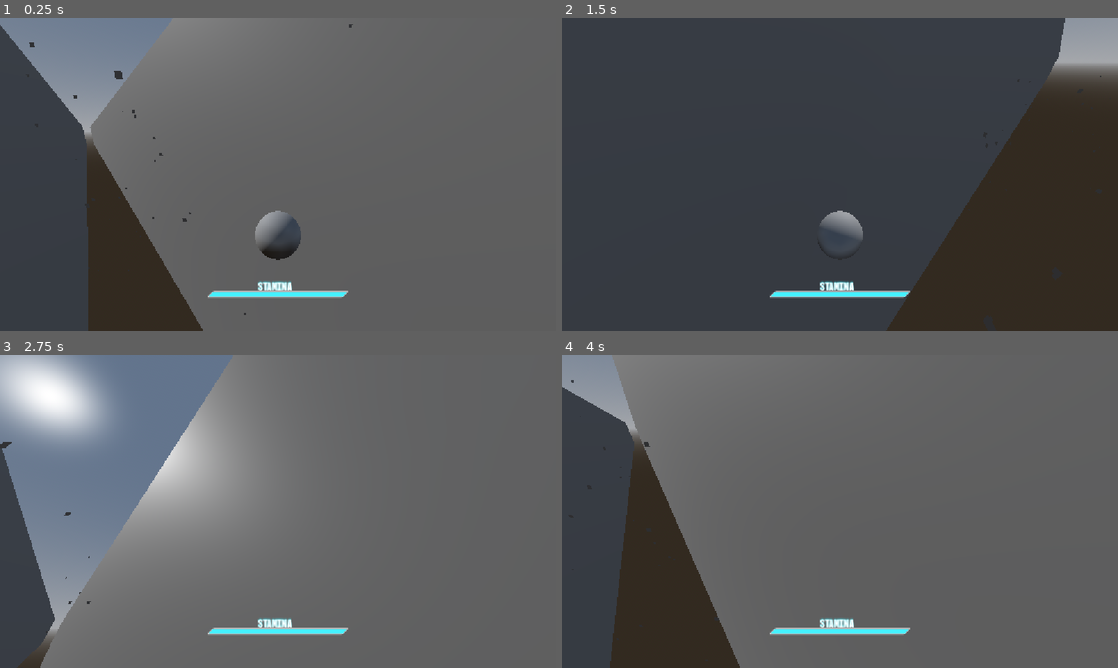
Above: before the commit, frames 1-4 (two rows, left to right).
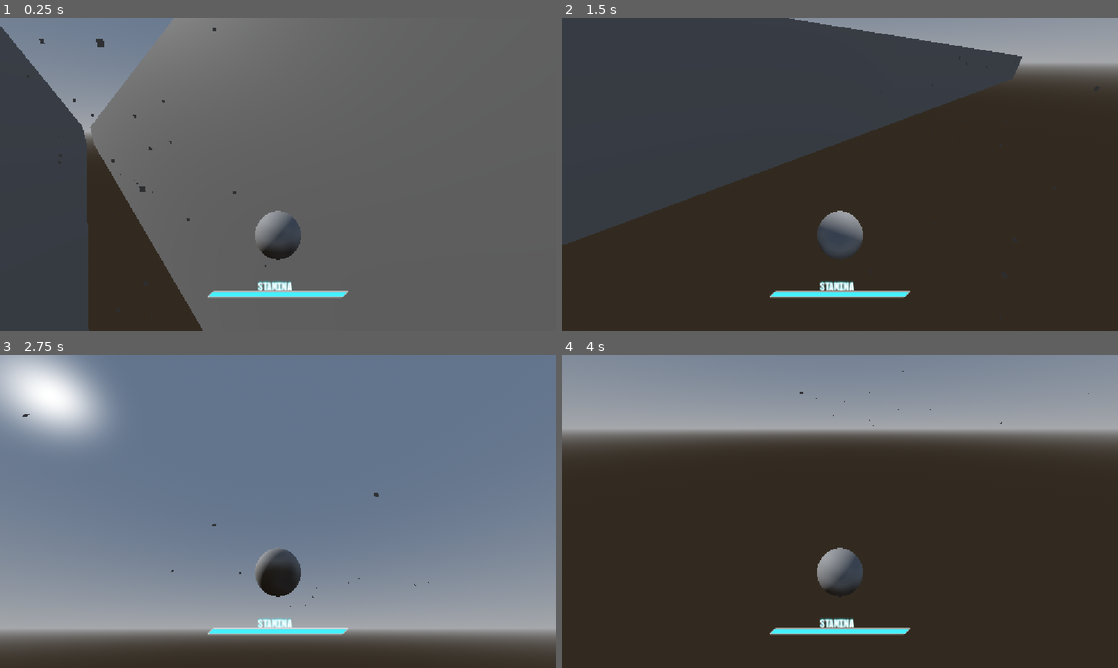
Above: after the commit, the same moments.

Repository: PortalGolem/havenIE2026GameJam
Game: Godot game, scene res://Scenes/andrew_test.tscn
Two runs of this game, one before a commit and one after it. Both use one fixed random seed, a clock stepped at 60 frames per second and the inputs below. This scene is started directly instead of the project's main scene.
Inputs (mouse positions are in pixels of both pictures, inside the frame that each line leads up to):
- Up to frame 1 (0.25 s): no input
- Up to frame 2 (1.5 s): move the mouse to (962, 158) at 0.52 s; press the mouse at (962, 158) at 0.53 s; hold D (Right) 0.53-1.28 s; tap Space (Jump) at 0.77 s; tap Shift (Dash) at 0.8, 1.35 s; move the mouse to (728, 190) at 1.27 s; release the mouse at (728, 190) at 1.28 s; hold S (Backward) from 1.28 s (still down)
- Up to frame 3 (2.75 s): tap Space (Jump) at 1.52 s; click (166, 527) at 1.55 s; move the mouse to (333, 442) at 2.02 s; release S (Backward) at 2.03 s; press the mouse at (333, 442) at 2.03 s; hold D (Right) from 2.03 s (still down); tap Shift (Dash) at 2.3 s
- Up to frame 4 (4 s): move the mouse to (812, 574) at 2.77 s; release D (Right) at 2.78 s; release the mouse at (812, 574) at 2.78 s; hold W (Forward) 2.78-3.53 s; tap Shift (Dash) at 2.85, 3.8 s; tap Space (Jump) at 3.02, 3.77 s; click (812, 574) at 3.05 s; move the mouse to (1006, 558) at 3.52 s; press the mouse at (1006, 558) at 3.53 s; hold A (Left) from 3.53 s (still down)

The runs differ from the first frame. In frame 1, 0.2% of the frame differs, in the area x 0-64%, y 0-100%; in frame 2, 39%; in frame 3, 73%; in frame 4, 86%, in the area x 0-100%, y 0-100%.

Commit message:
Finished dash implementation

Diff:
--- a/Player/PlayerController.gd
+++ b/Player/PlayerController.gd
@@ -18,6 +18,7 @@
 @export var minYRotation:float
 @export var maxYRotation:float
 @export var jumpVector:Vector3
+@export var dashVector:Vector3
 
 @export var Camera_FOV_def = 701
 @export var Camera_FOV = 70
@@ -25,11 +26,11 @@
 @export var Game_Speed = 1
 
 #dash variables
-@export var dash_time = 180
-@export var dash_timer = dash_time
-@export var dash_speed = 30
-@export var dash_lock_time = 120
-@export var dash_lock_timer = dash_lock_time
+@export var dash_time := 180.0
+@export var dash_timer := 0
+@export var dash_speed := 30.0
+@export var dash_lock_time := 120.0
+@export var dash_lock_timer := 0
 var dashing = false
 
 var stanima_max = 100
@@ -55,6 +56,7 @@
 var finishedAttack:bool = false
 var jumped:bool = false
 var dashed:bool = false
+var dashDirection:Vector3
 var movementLocked:bool = false
 var wallNormal:Vector3
 signal Lockin()
@@ -84,26 +86,28 @@
 			movementInput.y += 1.0
 		elif event.is_action_released("Backward"):
 			movementInput.y += -1.0
-		elif event.is_action_pressed("Attack"):
-			startedAttack = true
-		elif event.is_action_released("Attack"):
-			finishedAttack = true
+		#elif event.is_action_pressed("Attack"):
+		#	Input.mouse_mode = Input.MOUSE_MODE_CAPTURED
+		#	startedAttack = true
+		#elif event.is_action_released("Attack"):
+		#	finishedAttack = true
 		elif event.is_action_pressed("Jump"):
 			jumped = true
 		elif event.is_action_released("Jump"):
 			jumped = false
 		elif event.is_action_pressed("Dash"):
 			dashed = true
-		elif event.is_action_pressed("Dash"):
-			dashed = false
+		elif event.is_action_pressed("Settings"):
+			Input.mouse_mode = Input.MOUSE_MODE_VISIBLE
 
 # Called when the node enters the scene tree for the first time.
 func _ready() -> void:
+	Input.mouse_mode = Input.MOUSE_MODE_CAPTURED
 	currentMovement = initialMovementMode
 
 
 # Called every frame. 'delta' is the elapsed time since the previous frame.
-func _process(delta: float) -> void:
+func _physics_process(delta: float) -> void:
 	#STANIMA CODE
 	stanima += stanima_regeneration * delta
 
@@ -130,6 +134,7 @@
 		position += velocity.rotated(Vector3.UP, rotation.y) * delta
 		#Handle dash inputs
 		if dashed:
+			dashed = false
 			currentMovement = MOVEMENT_MODE.DASH
 		if wallCollision:
 			currentMovement = MOVEMENT_MODE.WALL
@@ -140,7 +145,10 @@
 		velocity.move_toward(Vector3.ZERO, wallDrag * delta)
 
 		position += Vector3(velocity.x, velocity.y, -velocity.z) * delta
-		position.x = wallX + wallNormal.x
+		if (wallNormal.x > 0):
+			position.x = wallX - wallDistance
+		else:
+			position.x = wallX + wallDistance
 		if jumped:
 			if (wallNormal.x > 0):
 				velocity += jumpVector
@@ -149,6 +157,7 @@
 			currentMovement = MOVEMENT_MODE.AIR
 		#Handle dash inputs
 		if dashed:
+			dashed = false
 			currentMovement = MOVEMENT_MODE.DASH
 		wallCollision = false
 	elif currentMovement == MOVEMENT_MODE.ATTACK:
@@ -162,18 +171,24 @@
 			dash_lock_timer = dash_lock_time
 			dashing = true
 
-			#GET CAMERA DIRECTION SO WE CAN NORMALIZE OUR MOVEMENT IN THE DIRECTION WE WANNA
+			#apparently this gets forwards.
+			dashDirection = -global_basis.z
+
+		if wallCollision:
+			dashDirection = Vector3.BACK
 
 		dash_lock_timer -= delta
 		if dash_lock_timer <= 0:
 			if wallCollision:
 				currentMovement = MOVEMENT_MODE.WALL
 				wallCollision = false
+			else:
+				currentMovement = MOVEMENT_MODE.AIR
 
 	#DASH MOVEMENT CODE
 	if dash_timer > 0:
 		dash_timer -= delta
-		#USE CAMERA DIRECTION TO DEFINE WHERE HE MOVES EACH FRAME
+		position += dashDirection * DashSpeed * delta
 	else:
 		dashing = false
 
@@ -219,6 +234,7 @@
 	#Engine.time_scale = Game_Speed
 
 func _playerEnterWallCollider(wall:Node3D):
+	print("WALL!")
 	wallNormal = wall.position - position
 	wallX = wall.position.x
 	wallCollision = true
--- a/Scenes/andrew_test.tscn
+++ b/Scenes/andrew_test.tscn
@@ -14,7 +14,7 @@
 [sub_resource type="BoxMesh" id="BoxMesh_2m7an"]
 
 [sub_resource type="BoxShape3D" id="BoxShape3D_2m7an"]
-size = Vector3(1, 35.49048, 71.45166)
+size = Vector3(1, 35.49048, 610.9808)
 
 [sub_resource type="BoxMesh" id="BoxMesh_lgp2p"]
 size = Vector3(1, 35.49048, 71.45166)
@@ -25,18 +25,19 @@
 sync_to_physics = false
 mouseSensitivity = 0.01
 groundSpeed = 50.0
-airSpeed = 4.0
-airDrag = 1.0
-airGravity = 3.0
-wallDrag = 1.0
+airSpeed = 8.0
+airDrag = 0.5
+airGravity = 1.5
+wallDrag = 0.5
 wallGravity = 1.0
 wallDistance = 1.0
-DashSpeed = 10.0
+DashSpeed = 100.0
 initialMovementMode = 1
 maxXRotation = 45.0
 minYRotation = -30.0
 maxYRotation = 45.0
 jumpVector = Vector3(10, 5, 25)
+dashVector = Vector3(0, 3, 20)
 
 [node name="WorldEnvironment" type="WorldEnvironment" parent="." unique_id=790657928]
 environment = SubResource("Environment_2m7an")
@@ -69,7 +70,7 @@
 collision_layer = 2
 
 [node name="CollisionShape3D" type="CollisionShape3D" parent="StaticBody3D" unique_id=386263992]
-transform = Transform3D(1, 0, 0, 0, 1, 0, 0, 0, 1, 0, -6.121704, -35.22583)
+transform = Transform3D(1, 0, 0, 0, 1, 0, 0, 0, 1, 0, -6.121704, 205.52997)
 shape = SubResource("BoxShape3D_2m7an")
 
 [node name="MeshInstance3D" type="MeshInstance3D" parent="StaticBody3D" unique_id=1184644732]
@@ -81,7 +82,7 @@
 collision_layer = 2
 
 [node name="CollisionShape3D" type="CollisionShape3D" parent="StaticBody3D2" unique_id=1278352760]
-transform = Transform3D(1, 0, 0, 0, 1, 0, 0, 0, 1, 0, -6.121704, -35.22583)
+transform = Transform3D(1, 0, 0, 0, 1, 0, 0, 0, 1, 0, -6.121704, -6.2170715)
 shape = SubResource("BoxShape3D_2m7an")
 
 [node name="MeshInstance3D" type="MeshInstance3D" parent="StaticBody3D2" unique_id=233809153]
--- a/project.godot
+++ b/project.godot
@@ -57,6 +57,11 @@
 "events": [Object(InputEventKey,"resource_local_to_scene":false,"resource_name":"","device":-1,"window_id":0,"alt_press …(195 unchanged characters)…
 ]
 }
+Settings={
+"deadzone": 0.2,
+"events": [Object(InputEventKey,"resource_local_to_scene":false,"resource_name":"","device":-1,"window_id":0,"alt_pressed":false,"shift_pressed":false,"ctrl_pressed":false,"meta_pressed":false,"pressed":false,"keycode":0,"physical_keycode":4194305,"key_label":0,"unicode":0,"location":0,"echo":false,"script":null)
+]
+}
 
 [physics]
 
Not shown: 2 places in Player/player.tscn that only renumber resources
